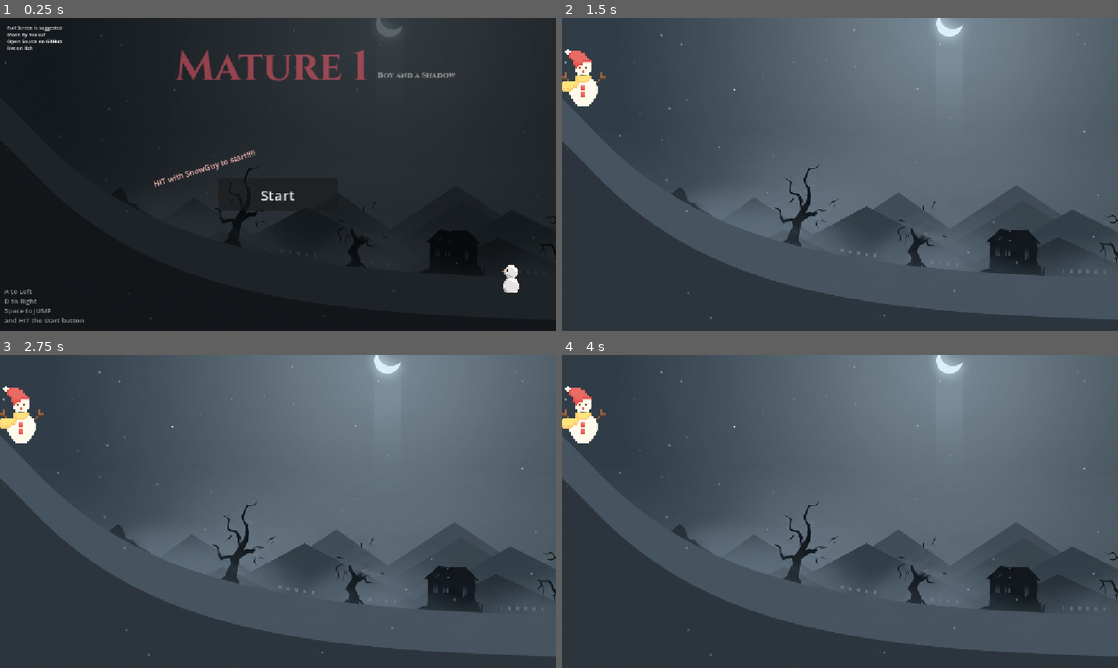
Above: before the commit, frames 1-4 (two rows, left to right).
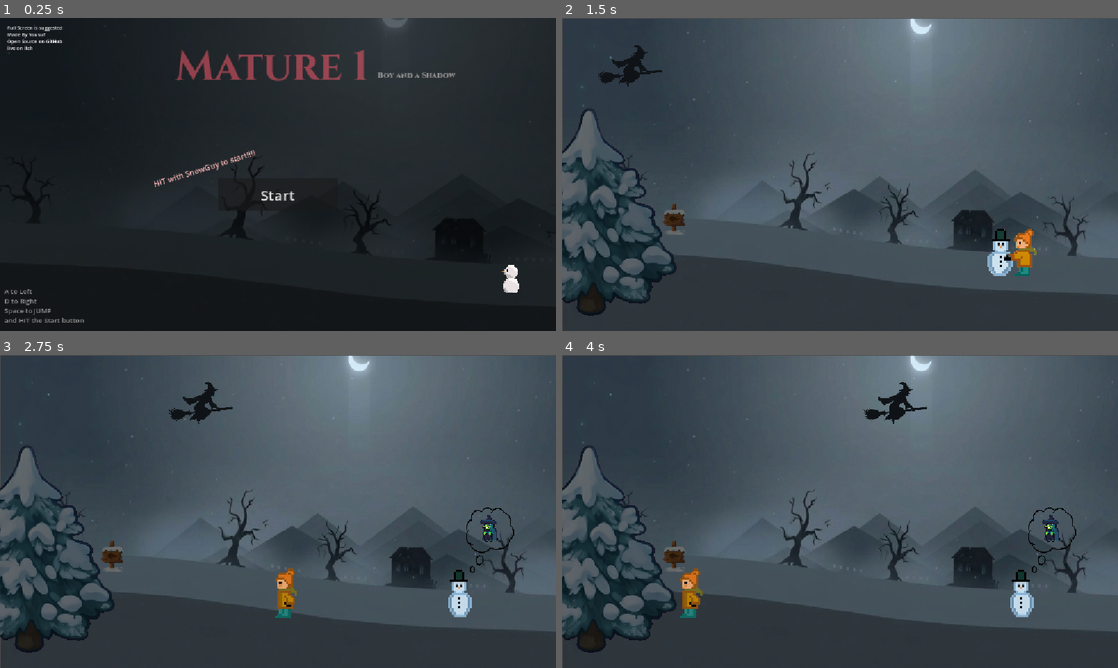
Above: after the commit, the same moments.

Repository: YousufProjs-exe/Mature
Game: Godot game, scene res://home/home.tscn
The game is run twice, just before and just after one commit, with the same random seed, the same clock (stepped at 60 frames per second) and the same inputs.
Inputs (mouse positions are in pixels of both pictures, inside the frame that each line leads up to):
- Up to frame 1 (0.25 s): no input
- Up to frame 2 (1.5 s): click "Start" at 0.5 s; tap Enter at 1.25 s; move the mouse to (962, 158) at 1.27 s; hold Right from 1.28 s (still down); tap Alt at 1.35 s; click (962, 158) at 1.42 s
- Up to frame 3 (2.75 s): tap Space at 1.52, 2.27 s; move the mouse to (166, 527) at 2.02 s; release Right at 2.03 s; hold Down from 2.03 s (still down); tap Shift at 2.1 s
- Up to frame 4 (4 s): move the mouse to (895, 442) at 2.77 s; release Down at 2.78 s; hold Right 2.78-3.53 s; tap Alt at 2.85 s; move the mouse to (812, 574) at 3.52 s; hold Up from 3.53 s (still down); tap Shift at 3.6 s; click (812, 574) at 3.67 s; tap Space at 3.77 s

The runs differ from the first frame. In frame 1, 0.6% of the frame differs, in the area x 0-100%, y 0-97%; in frame 2, 21%; in frame 3, 21%, in the area x 0-100%, y 0-100%; in frame 4, 21%.

Commit message:
added scene main - animated stroy scene

Diff:
--- a/home/home.gd
+++ b/home/home.gd
@@ -18,7 +18,7 @@
 	start_button.pressed.connect(start_game)
 
 func start_game():
-	get_tree().change_scene_to_file("res://main.tscn");
+	get_tree().change_scene_to_file("res://main/main.tscn");
 
 func _process(delta):
 	var screen_width = get_viewport_rect().size.x
--- a/home/home.tscn
+++ b/home/home.tscn
@@ -1,8 +1,8 @@
 [gd_scene format=3 uid="uid://dbo3fqrn4sfpw"]
 
 [ext_resource type="Script" uid="uid://iopwq5mp4ppr" path="res://home/home.gd" id="1_nh1o0"]
-[ext_resource type="Texture2D" uid="uid://csio8h1hck61i" path="res://maps/main.jpeg" id="1_rybx1"]
 [ext_resource type="FontFile" uid="uid://bbfvwf7t3jdl4" path="res://Cinzel/static/Cinzel-Bold.ttf" id="2_6xkb6"]
+[ext_resource type="Texture2D" uid="uid://bwpq3ygnpkjxt" path="res://maps/bg.webp" id="2_nh1o0"]
 [ext_resource type="FontFile" uid="uid://twpuc4penuye" path="res://Cinzel/static/Cinzel-Black.ttf" id="3_kfx81"]
 [ext_resource type="Texture2D" uid="uid://bd8jxcc5y7clt" path="res://assts/witch.png" id="4_6xkb6"]
 [ext_resource type="Texture2D" uid="uid://bgpsk78v4ldy4" path="res://assts/snowguy.png" id="5_kfx81"]
@@ -18,10 +18,11 @@
 [node name="Node2D" type="Node2D" unique_id=2002420229]
 script = ExtResource("1_nh1o0")
 
-[node name="Main" type="Sprite2D" parent="." unique_id=648642202]
-self_modulate = Color(0.42, 0.42, 0.42, 1)
-position = Vector2(612, 360)
-texture = ExtResource("1_rybx1")
+[node name="Bg" type="Sprite2D" parent="." unique_id=365107018]
+self_modulate = Color(0.41960785, 0.41960785, 0.41960785, 1)
+position = Vector2(611, 336)
+scale = Vector2(1.3974609, 1.3705882)
+texture = ExtResource("2_nh1o0")
 
 [node name="Title" type="RichTextLabel" parent="." unique_id=491611603]
 material = SubResource("CanvasItemMaterial_5yj78")
--- a/main.tscn
+++ /dev/null
@@ -1,95 +0,0 @@
-[gd_scene format=3 uid="uid://8nrwcyh1bcyg"]
-
-[ext_resource type="Texture2D" uid="uid://csio8h1hck61i" path="res://maps/main.jpeg" id="1_ig7tw"]
-[ext_resource type="Texture2D" uid="uid://b2auj33fo1ly0" path="res://assts/happy.png" id="2_0xm2m"]
-[ext_resource type="Texture2D" uid="uid://bd8jxcc5y7clt" path="res://assts/witch.png" id="3_h2yge"]
-
-[sub_resource type="CapsuleShape2D" id="CapsuleShape2D_h2yge"]
-radius = 77.34356
-height = 231.60846
-
-[sub_resource type="PhysicsMaterial" id="PhysicsMaterial_wo5et"]
-
-[sub_resource type="SegmentShape2D" id="SegmentShape2D_a0xpx"]
-a = Vector2(-193, -118)
-b = Vector2(23, 88)
-
-[sub_resource type="SegmentShape2D" id="SegmentShape2D_56u7t"]
-a = Vector2(-97, 0)
-b = Vector2(-251, -92)
-
-[sub_resource type="SegmentShape2D" id="SegmentShape2D_wh11y"]
-a = Vector2(-269, -22)
-b = Vector2(243, 9)
-
-[sub_resource type="SegmentShape2D" id="SegmentShape2D_h3nha"]
-a = Vector2(230, 81)
-
-[sub_resource type="SegmentShape2D" id="SegmentShape2D_2nmq2"]
-a = Vector2(38, -23)
-b = Vector2(-144, -52)
-
-[sub_resource type="WorldBoundaryShape2D" id="WorldBoundaryShape2D_wo5et"]
-normal = Vector2(0.9999766, -0.006849155)
-distance = -257.06244
-
-[sub_resource type="RectangleShape2D" id="RectangleShape2D_wh11y"]
-size = Vector2(370.55444, 176.98117)
-
-[node name="Node2D" type="Node2D" unique_id=2007141312]
-
-[node name="Main" type="Sprite2D" parent="." unique_id=321247200]
-position = Vector2(608, 359)
-texture = ExtResource("1_ig7tw")
-
-[node name="Happy" type="Sprite2D" parent="." unique_id=1181845465]
-position = Vector2(44.00003, 123.00002)
-scale = Vector2(0.35555553, 0.39722213)
-texture = ExtResource("2_0xm2m")
-
-[node name="CharacterBody2D" type="CharacterBody2D" parent="Happy" unique_id=580277705]
-scale = Vector2(0.99999994, 0.99999994)
-
-[node name="CollisionShape2D" type="CollisionShape2D" parent="Happy/CharacterBody2D" unique_id=199968649]
-position = Vector2(-8.392334e-05, 27.69226)
-scale = Vector2(1, 0.9999999)
-shape = SubResource("CapsuleShape2D_h2yge")
-
-[node name="StaticBody2D" type="StaticBody2D" parent="." unique_id=316501216]
-physics_material_override = SubResource("PhysicsMaterial_wo5et")
-
-[node name="CollisionShape2D" type="CollisionShape2D" parent="StaticBody2D" unique_id=280843454]
-position = Vector2(167, 264)
-shape = SubResource("SegmentShape2D_a0xpx")
-
-[node name="CollisionShape2D2" type="CollisionShape2D" parent="StaticBody2D" unique_id=210246674]
-position = Vector2(422, 423)
-shape = SubResource("SegmentShape2D_56u7t")
-
-[node name="CollisionShape2D3" type="CollisionShape2D" parent="StaticBody2D" unique_id=1618837545]
-position = Vector2(1003, 539)
-shape = SubResource("SegmentShape2D_wh11y")
-
-[node name="CollisionShape2D4" type="CollisionShape2D" parent="StaticBody2D" unique_id=1713110515]
-position = Vector2(326, 411)
-shape = SubResource("SegmentShape2D_h3nha")
-
-[node name="CollisionShape2D5" type="CollisionShape2D" parent="StaticBody2D" unique_id=302648576]
-position = Vector2(699, 541)
-shape = SubResource("SegmentShape2D_2nmq2")
-
-[node name="CollisionShape2D6" type="CollisionShape2D" parent="StaticBody2D" unique_id=471510119]
-position = Vector2(219, 111)
-shape = SubResource("WorldBoundaryShape2D_wo5et")
-
-[node name="Witch" type="Sprite2D" parent="." unique_id=1673718037]
-position = Vector2(1447, 78)
-scale = Vector2(0.35622317, 0.37857142)
-texture = ExtResource("3_h2yge")
-
-[node name="CharacterBody2D" type="CharacterBody2D" parent="Witch" unique_id=86172940]
-
-[node name="CollisionShape2D" type="CollisionShape2D" parent="Witch/CharacterBody2D" unique_id=2049112327]
-position = Vector2(2.807129, -1.3208008)
-scale = Vector2(0.99999976, 1)
-shape = SubResource("RectangleShape2D_wh11y")
--- /dev/null
+++ b/main/main.gd
@@ -0,0 +1,38 @@
+extends Node2D
+
+@export var witch_speed := 220.0
+@export var boy_speed := 260.0
+@onready var witch: Sprite2D = $Witch
+@onready var bot: AnimatedSprite2D = $bot
+@onready var boy: Sprite2D = $Boy
+@onready var player: Node2D = $Player
+var witch_moving := true
+var boy_moving := false
+
+func _ready():
+	bot.animation_finished.connect(_on_bot_animation_finished)
+	boy.hide()
+	player.hide()
+	bot.play()
+
+func _process(delta):
+	if witch_moving:
+		witch.global_position.x += witch_speed * delta
+		if witch.global_position.x > get_viewport_rect().size.x + witch.texture.get_width():
+			witch_moving = false
+			witch.hide()
+
+	if boy_moving:
+		boy.global_position.x -= boy_speed * delta
+		if boy.global_position.x > get_viewport_rect().size.x + boy.texture.get_width():
+			boy_moving = false
+			boy.hide()
+
+func _on_bot_animation_finished():
+	bot.stop()
+	bot.hide()
+	boy.global_position = bot.global_position
+	player.global_position = bot.global_position
+	boy.show()
+	player.show()
+	boy_moving = true
--- /dev/null
+++ b/main/main.tscn
@@ -0,0 +1,92 @@
+[gd_scene format=3 uid="uid://8nrwcyh1bcyg"]
+
+[ext_resource type="Script" uid="uid://3nq4gpbu2kq6" path="res://main/main.gd" id="1_53q0u"]
+[ext_resource type="Texture2D" uid="uid://bd8jxcc5y7clt" path="res://assts/witch.png" id="3_c651c"]
+[ext_resource type="Texture2D" uid="uid://bamema5vkdpy0" path="res://assts/Animation.png" id="4_3wy1v"]
+[ext_resource type="Texture2D" uid="uid://bwpq3ygnpkjxt" path="res://maps/bg.webp" id="4_c651c"]
+[ext_resource type="Texture2D" uid="uid://c3gm03hctcmgx" path="res://assts/player.png" id="5_kfbq2"]
+[ext_resource type="Texture2D" uid="uid://du21ly8s6fqrt" path="res://assts/boy.png" id="6_4dugh"]
+[ext_resource type="Texture2D" uid="uid://d2c7qqe0v7u56" path="res://assts/platforms/board_right.png" id="7_4dugh"]
+[ext_resource type="Texture2D" uid="uid://cfu232lt8lkt0" path="res://assts/platforms/tree.png" id="8_67ri8"]
+[ext_resource type="Texture2D" uid="uid://dv1ua4qhnf3ph" path="res://assts/think.png" id="9_grrlh"]
+[ext_resource type="Texture2D" uid="uid://dr7w1tumursjr" path="res://assts/platforms/witch_imagine.png" id="10_0i4oc"]
+
+[sub_resource type="AtlasTexture" id="AtlasTexture_kfbq2"]
+atlas = ExtResource("4_3wy1v")
+region = Rect2(0, 0, 512, 512)
+
+[sub_resource type="AtlasTexture" id="AtlasTexture_4dugh"]
+atlas = ExtResource("4_3wy1v")
+region = Rect2(512, 0, 512, 512)
+
+[sub_resource type="SpriteFrames" id="SpriteFrames_wo5et"]
+animations = [{
+"frames": [{
+"duration": 1.0,
+"texture": SubResource("AtlasTexture_kfbq2")
+}, {
+"duration": 1.0,
+"texture": SubResource("AtlasTexture_4dugh")
+}, {
+"duration": 1.0,
+"texture": SubResource("AtlasTexture_4dugh")
+}],
+"loop": 0,
+"name": &"default",
+"speed": 3.0
+}]
+
+[node name="Node2D" type="Node2D" unique_id=2007141312]
+script = ExtResource("1_53q0u")
+
+[node name="Bg" type="Sprite2D" parent="." unique_id=2018628330]
+position = Vector2(577.50006, 325.5)
+scale = Vector2(1.1240234, 1.2686274)
+texture = ExtResource("4_c651c")
+
+[node name="Witch" type="Sprite2D" parent="." unique_id=676202155]
+position = Vector2(-54, 98)
+scale = Vector2(0.31974247, 0.35714287)
+texture = ExtResource("3_c651c")
+flip_h = true
+
+[node name="bot" type="AnimatedSprite2D" parent="." unique_id=389331728]
+position = Vector2(934, 490)
+scale = Vector2(0.2734375, 0.28125)
+sprite_frames = SubResource("SpriteFrames_wo5et")
+autoplay = "default"
+frame = 2
+frame_progress = 1.0
+flip_h = true
+
+[node name="Player" type="Sprite2D" parent="." unique_id=1149025795]
+position = Vector2(880.99994, 481)
+scale = Vector2(0.394231, 0.43392864)
+texture = ExtResource("5_kfbq2")
+
+[node name="Think" type="Sprite2D" parent="Player" unique_id=549288506]
+position = Vector2(205.46338, -245.43207)
+scale = Vector2(0.46618298, 0.50761867)
+texture = ExtResource("9_grrlh")
+
+[node name="WitchImagine" type="Sprite2D" parent="Player/Think" unique_id=1379540639]
+position = Vector2(-5.440918, -97.6073)
+scale = Vector2(0.47471496, 0.40534618)
+texture = ExtResource("10_0i4oc")
+
+[node name="Boy" type="Sprite2D" parent="." unique_id=939721760]
+position = Vector2(991, 483)
+scale = Vector2(0.1240236, 0.123291)
+texture = ExtResource("6_4dugh")
+flip_h = true
+
+[node name="BoardRight" type="Sprite2D" parent="." unique_id=1212021204]
+self_modulate = Color(0.41960785, 0.41960785, 0.41960785, 1)
+position = Vector2(195, 409)
+scale = Vector2(0.36388886, 0.44722223)
+texture = ExtResource("7_4dugh")
+
+[node name="Tree" type="Sprite2D" parent="." unique_id=702759261]
+self_modulate = Color(0.41960785, 0.41960785, 0.41960785, 1)
+position = Vector2(60, 378)
+texture = ExtResource("8_67ri8")
Binary file added: assts/Animation.png
Not shown, changed: assts/Animation.png.import
Binary file added: assts/animation_story.png
Not shown, added: assts/animation_story.png.import
Binary file added: assts/boy.png
Not shown, added: assts/boy.png.import
Binary file added: assts/platforms/board_left.png
Not shown, added: assts/platforms/board_left.png.import
Binary file added: assts/platforms/board_right.png
Not shown, added: assts/platforms/board_right.png.import
Binary file added: assts/platforms/cube.png
Not shown, added: assts/platforms/cube.png.import
(and 40 more such lines)
